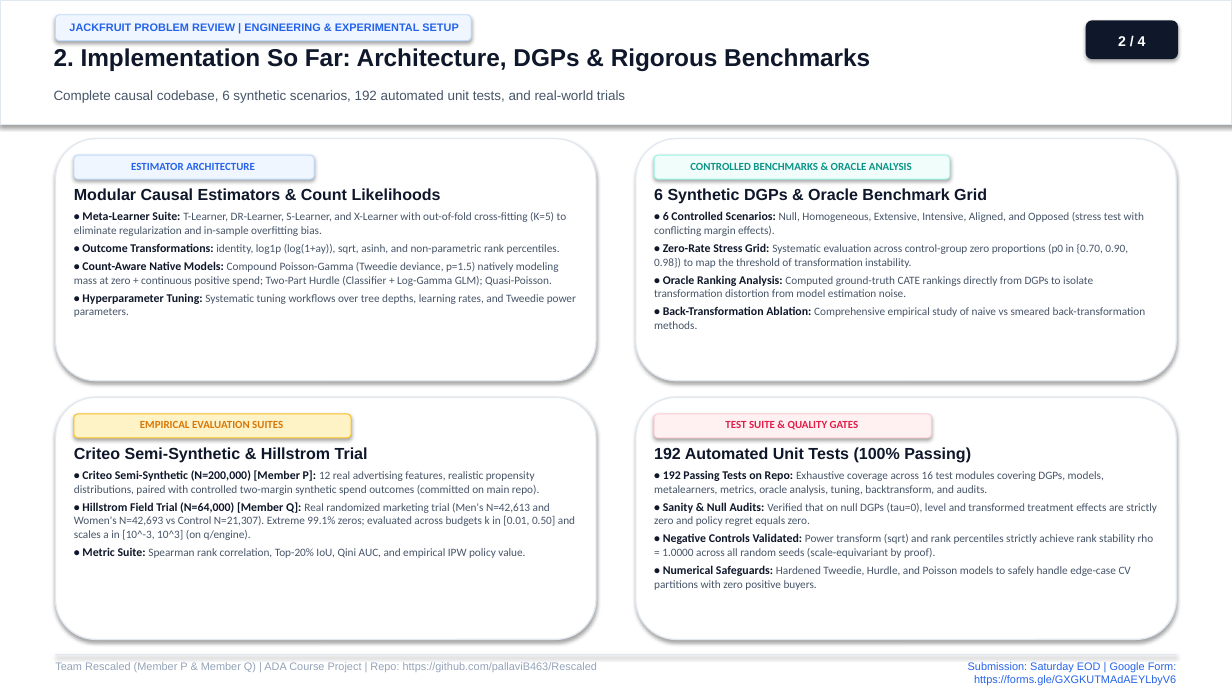
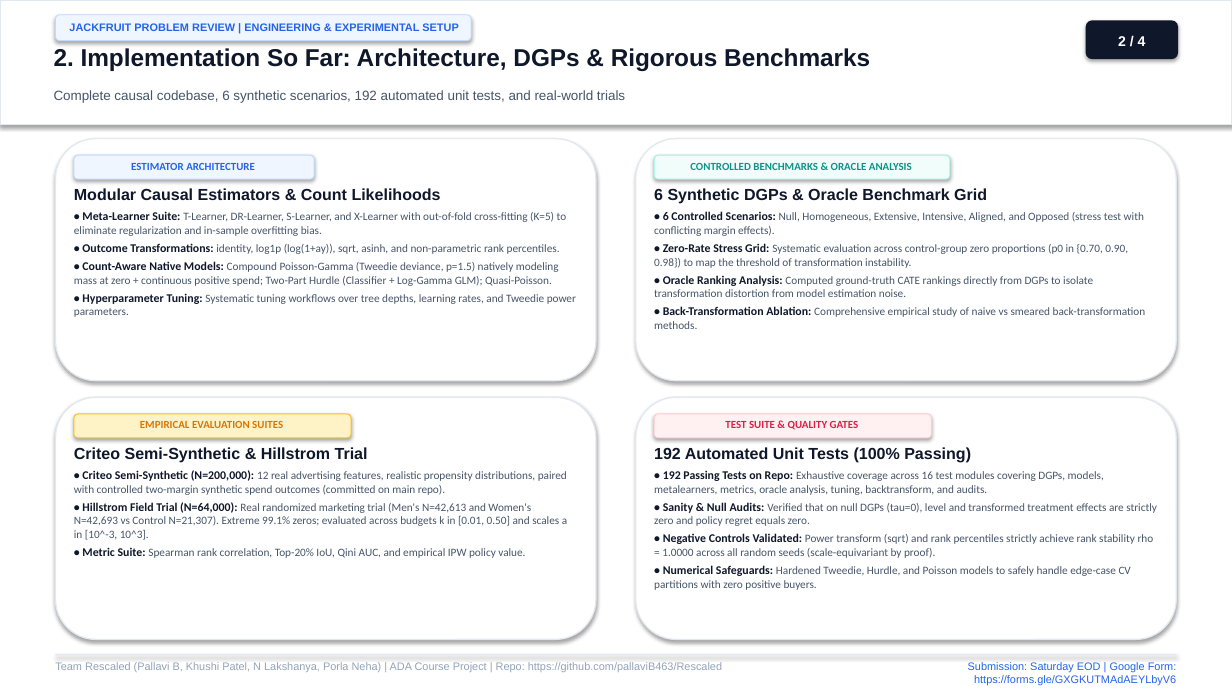
Before and after one commit to pallaviB463/Rescaled, a slide deck: slide 2 of presentation/jackfruit_review_4slides.pptx. Drawn at 1232x693 pixels with LibreOffice and Linux fonts; fonts in the diff are those of the drawing. Boxes give left, top, right and bottom in pixels: in the first picture for what was removed or moved away, otherwise in the second. Text is boxed around its words. In the diff, an @@ line names an element or a change of style, - is before the commit and + after.

Commit message:
docs: add Team_Rescaled_Deliverables and update all authors with 4 team members

```diff
--- a/presentation/jackfruit_review_4slides.pptx
+++ b/presentation/jackfruit_review_4slides.pptx
@@ text at [74,470,567,540]: text changed @@
-• Criteo Semi-Synthetic (N=200,000) [Member P]: 12 real advertising features, realistic propensity distributions, paired with controlled two-margin synthetic spend outcomes (committed on main repo).
-• Hillstrom Field Trial (N=64,000) [Member Q]: Real randomized marketing trial (Men's N=42,613 and Women's N=42,693 vs Control N=21,307). Extreme 99.1% zeros; evaluated across budgets k in [0.01, 0.50] and scales a in [10^-3, 10^3] (on q/engine).
+• Criteo Semi-Synthetic (N=200,000): 12 real advertising features, realistic propensity distributions, paired with controlled two-margin synthetic spend outcomes (committed on main repo).
+• Hillstrom Field Trial (N=64,000): Real randomized marketing trial (Men's N=42,613 and Women's N=42,693 vs Control N=21,307). Extreme 99.1% zeros; evaluated across budgets k in [0.01, 0.50] and scales a in [10^-3, 10^3].
@@ text at [55,662,722,672]: text changed @@
-Team Rescaled (Member P & Member Q) | ADA Course Project | Repo: https://github.com/pallaviB463/Rescaled
+Team Rescaled (Pallavi B, Khushi Patel, N Lakshanya, Porla Neha) | ADA Course Project | Repo: https://github.com/pallaviB463/Rescaled
```
Also in this commit, not shown: 3 other slides changed, 31 other files.
